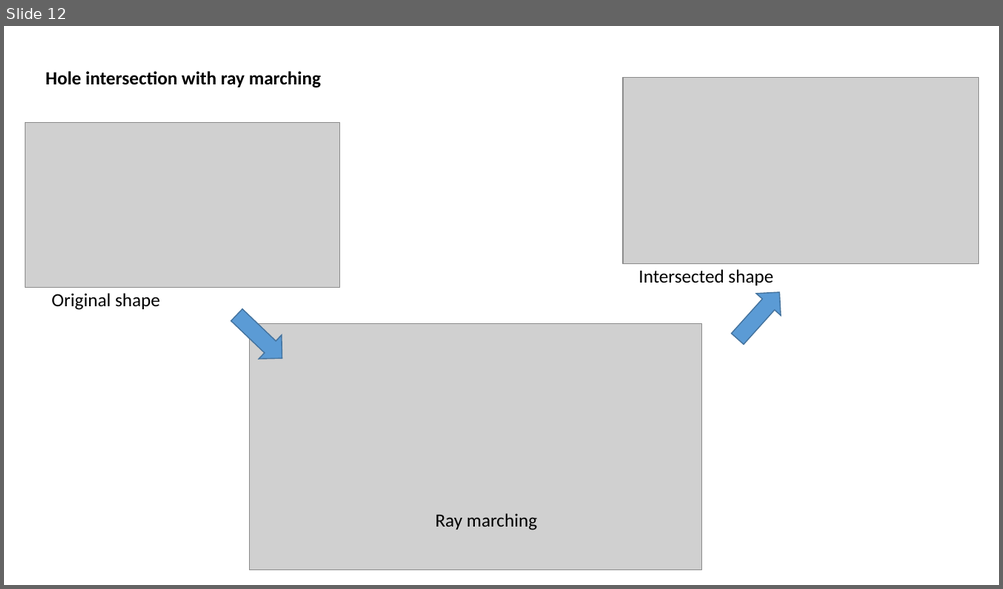
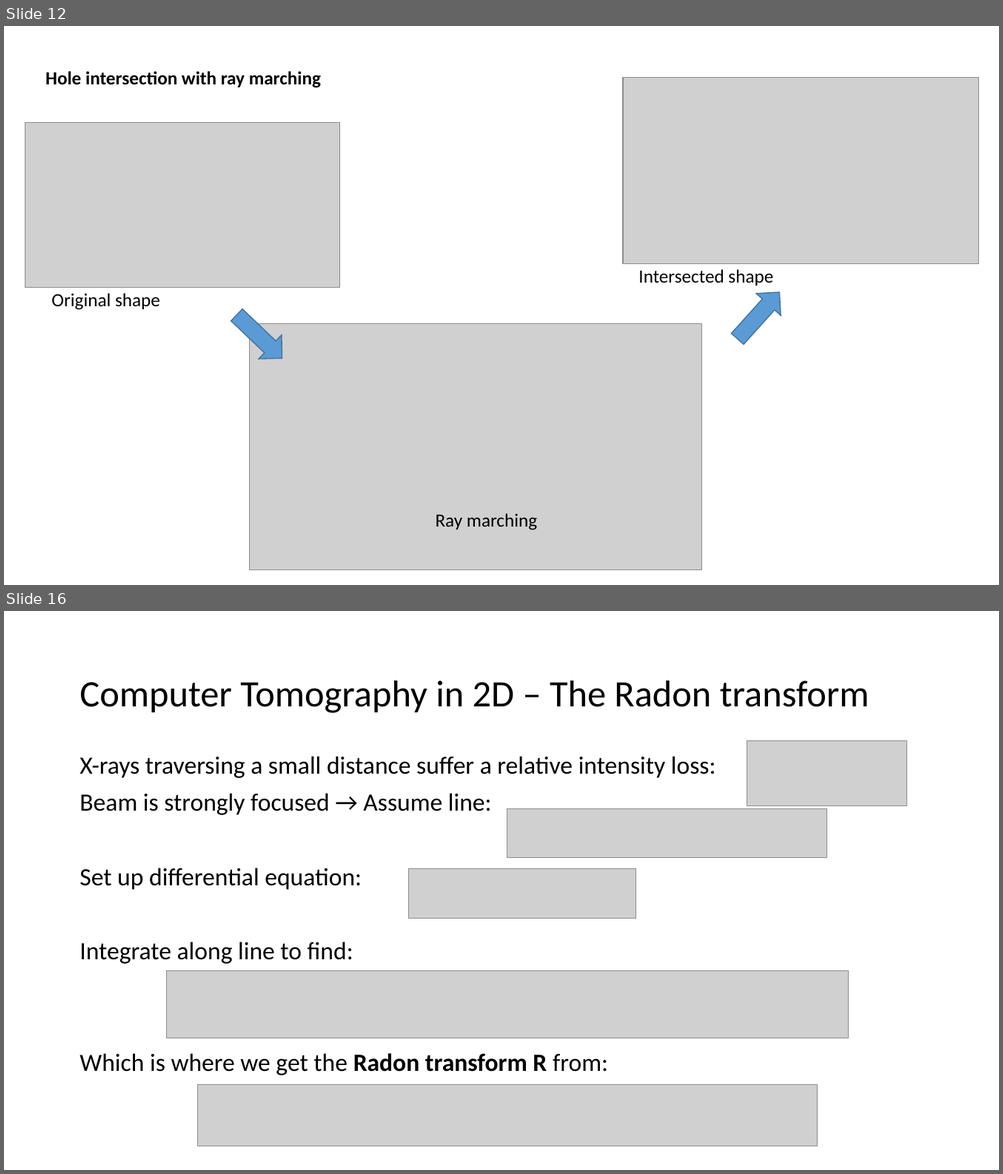
Before and after one commit to boolean-julian/coolinggen_thesis, a slide deck: julianlueken.pptx. Shown one above the other, each under a label of ours: slide 12 before the commit, slides 12 and 16 after it; the slides between them are not shown. The pictures are 1003x589 and 1003x1174 pixels, drawn with LibreOffice and Linux fonts; fonts in the diff are those of the drawing; grey boxes stand for pictures. Boxes give left, top, right and bottom in pixels: in the first picture for what was removed or moved away, otherwise in the second. Text is boxed around its words. In the diff, an @@ line names an element or a change of style, - is before the commit and + after.

```diff
--- a/julianlueken.pptx
+++ b/julianlueken.pptx
@@ slide 16 added at (x1=4, y1=611, x2=999, y2=1170), background #FFFFFF @@
@@ title added at (x1=79, y1=681, x2=869, y2=713), 36 pt, text #000000 @@
+Computer Tomography in 2D – The Radon transform
@@ picture added at (x1=747, y1=741, x2=907, y2=806) @@
@@ text added at (x1=79, y1=756, x2=716, y2=1076), 24 pt, text #000000 @@
+X-rays traversing a small distance suffer a relative intensity loss:
+Beam is strongly focused → Assume line:
+Set up differential equation:
+Integrate along line to find:
+Which is where we get the Radon transform R from:
@@ picture added at (x1=508, y1=809, x2=827, y2=858) @@
@@ picture added at (x1=408, y1=869, x2=636, y2=919) @@
@@ picture added at (x1=167, y1=971, x2=848, y2=1039) @@
@@ picture added at (x1=197, y1=1085, x2=817, y2=1147) @@
```
Also in this commit, not shown: 3 slides changed, 4 other slides added, 2 slides removed, 8 other files.
